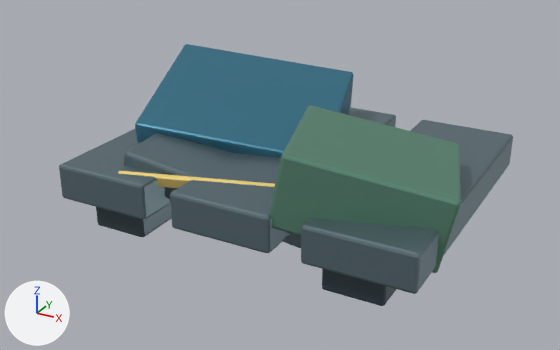
A saved change to the glTF model assets/warehouse-props/pallet_stack_d3.glb.
One viewpoint serves both versions: a 50 mm camera at (2.05, -3.95, 2.03) aimed at (-0.06, -0.11, 0.11). Arrows for +X, +Y and +Z are at lower left; the lights stay in place. The picture after the commit comes second. Where no turn or scale is listed for an object, it has been applied to the vertices.

The scene before the commit, as lines of its bpy script (objects in view):
```python
ob_fallen_load = bpy.data.objects.new('Fallen load', me_cube_668)
ob_fallen_load.location = (-0.45, 0.18, 0.35)
ob_pallet_block_012 = bpy.data.objects.new('Pallet block.012', me_cube_663)
ob_pallet_block_012.location = (-0.75, -0.65, 0.02)
ob_pallet_block_014 = bpy.data.objects.new('Pallet block.014', me_cube_665)
ob_pallet_block_014.location = (0.75, -0.65, 0.02)
ob_pallet_deck_board_009 = bpy.data.objects.new('Pallet deck board.009', me_cube_660)
ob_pallet_deck_board_009.location = (-0.8, 0.0, 0.15)
ob_pallet_deck_board_010 = bpy.data.objects.new('Pallet deck board.010', me_cube_661)
ob_pallet_deck_board_010.location = (0.0, 0.0, 0.15)
ob_pallet_deck_board_011 = bpy.data.objects.new('Pallet deck board.011', me_cube_662)
ob_pallet_deck_board_011.location = (0.8, 0.0, 0.15)
# also in view: 'Torn load wrap' at (-0.2, -0.65, 0.23); 'Split pallet base' at (0.0, 0.0, 0.1); 'Detached green crate' at (0.62, -0.35, 0.3)
```
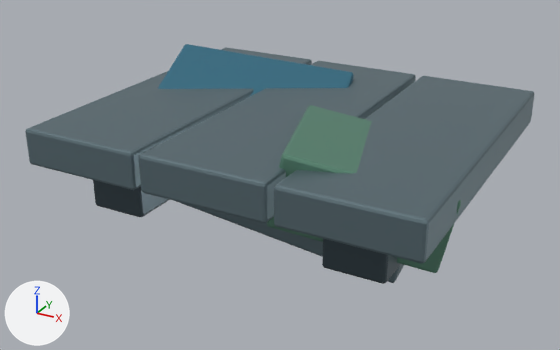
What differs and where, as boxes (x1, y1, x2, y2) in the pictures (560 x 350 px):
'Pallet deck board.023', added: after (274, 76, 535, 263)
'Pallet deck board.022', added: after (139, 61, 416, 223)
'Pallet deck board.021', added: after (25, 47, 312, 190)
'Pallet deck board.011', deleted: before (301, 120, 513, 294)
'Pallet deck board.010', deleted: before (170, 107, 396, 253)
'Pallet deck board.009', deleted: before (59, 129, 170, 220)
'Pallet block.014', moved: before (322, 269, 396, 306); after (322, 239, 401, 284)
'Pallet block.012', moved: before (96, 203, 171, 237); after (93, 180, 170, 217)
'Detached green crate', unchanged, covered by the edit: before (269, 105, 461, 273); after (267, 105, 461, 273)
'Fallen load', unchanged, covered by the edit: before (135, 44, 354, 158); after (158, 44, 354, 97)

The change, as a list of edits to the scene's bpy script:
```text
Add me_cube_750:
    me_cube_750.from_pydata(...)  # 56 vertices, 108 faces; spans x -0.38..0.38, y -1.05..1.05, z -0.11..0.11
    me_cube_750.materials.append(mat_structural_frame___blue_steel)  # greyish cyan #6f848b
Change ob_pallet_block_012:
    ob_pallet_block_012.location: (-0.75, -0.65, 0.02) -> (-0.75, -0.65, 0.15)
Change ob_pallet_block_014:
    ob_pallet_block_014.location: (0.75, -0.65, 0.02) -> (0.75, -0.65, 0.15)
Remove ob_pallet_deck_board_009:
    ob_pallet_deck_board_009 = bpy.data.objects.new('Pallet deck board.009', me_cube_660)
    ob_pallet_deck_board_009.location = (-0.8, 0.0, 0.15)
Remove ob_pallet_deck_board_010:
    ob_pallet_deck_board_010 = bpy.data.objects.new('Pallet deck board.010', me_cube_661)
    ob_pallet_deck_board_010.location = (0.0, 0.0, 0.15)
Remove ob_pallet_deck_board_011:
    ob_pallet_deck_board_011 = bpy.data.objects.new('Pallet deck board.011', me_cube_662)
    ob_pallet_deck_board_011.location = (0.8, 0.0, 0.15)
Add ob_pallet_deck_board_023:
    ob_pallet_deck_board_023 = bpy.data.objects.new('Pallet deck board.023', me_cube_750)
    ob_pallet_deck_board_023.location = (0.8, 0.0, 0.41)
Add ob_pallet_deck_board_022:
    ob_pallet_deck_board_022 = bpy.data.objects.new('Pallet deck board.022', me_cube_750.copy())
    ob_pallet_deck_board_022.location = (0.0, 0.0, 0.41)
Add ob_pallet_deck_board_021:
    ob_pallet_deck_board_021 = bpy.data.objects.new('Pallet deck board.021', me_cube_750.copy())
    ob_pallet_deck_board_021.location = (-0.8, 0.0, 0.41)
```
